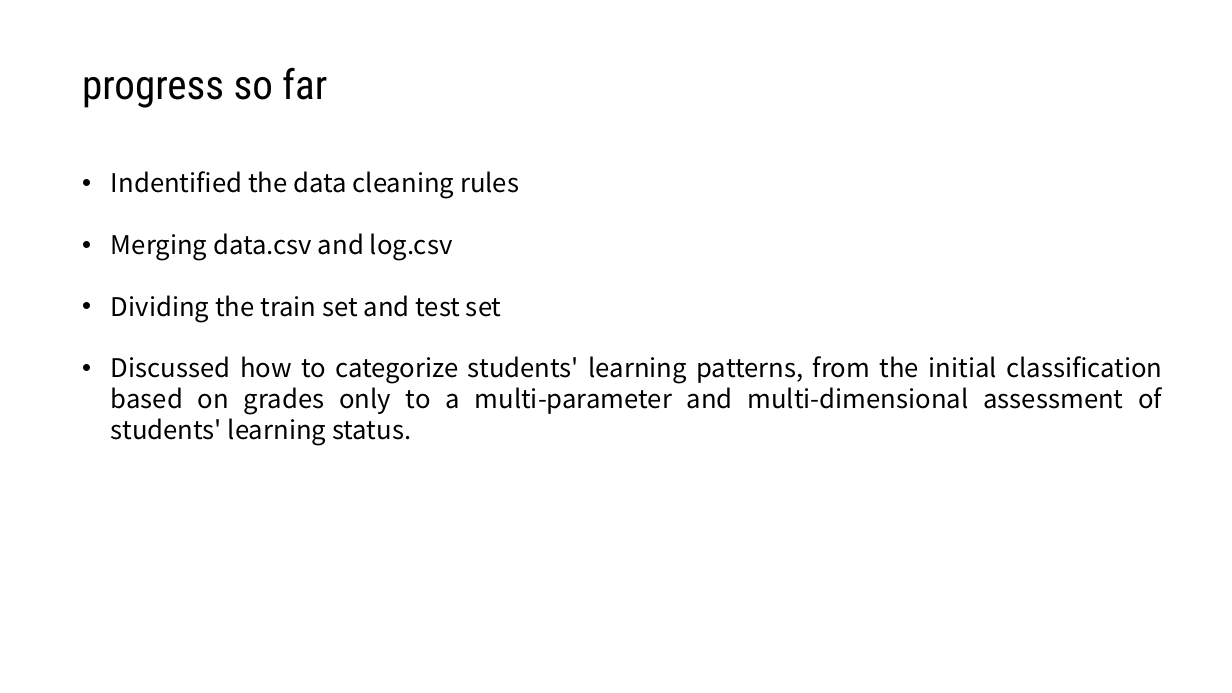
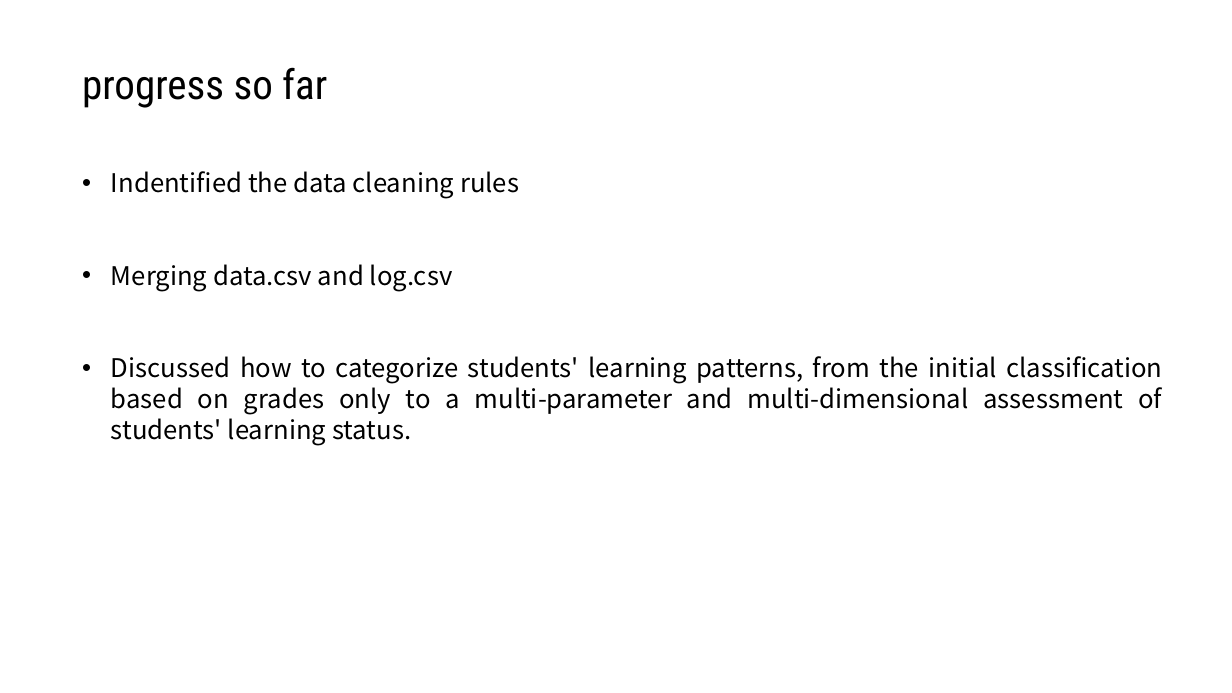
Before and after one commit to thomasabrina/ML_analyze_student_activities, a slide deck: slide 6 of Slides/T20.pptx (slide 5 before the commit). Drawn at 1232x693 pixels with LibreOffice and Linux fonts; fonts in the diff are those of the drawing; background and template pictures are left out. Boxes give left, top, right and bottom in pixels: in the first picture for what was removed or moved away, otherwise in the second. Text is boxed around its words. In the diff, an @@ line names an element or a change of style, - is before the commit and + after.

Commit message:
update slide

```diff
--- a/Slides/T20.pptx
+++ b/Slides/T20.pptx
@@ text at (111, 295, 502, 322): paragraph removed @@
-• Dividing the train set and test set
```
Also in this commit, not shown: 2 other slides changed, 1 slide added, 1 slide removed.
